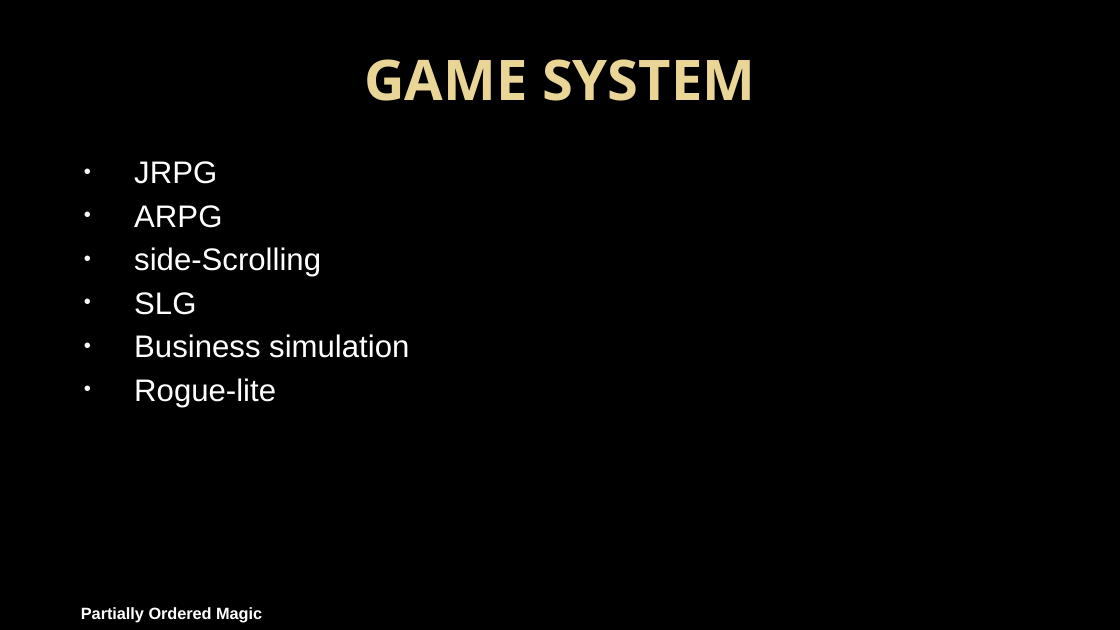
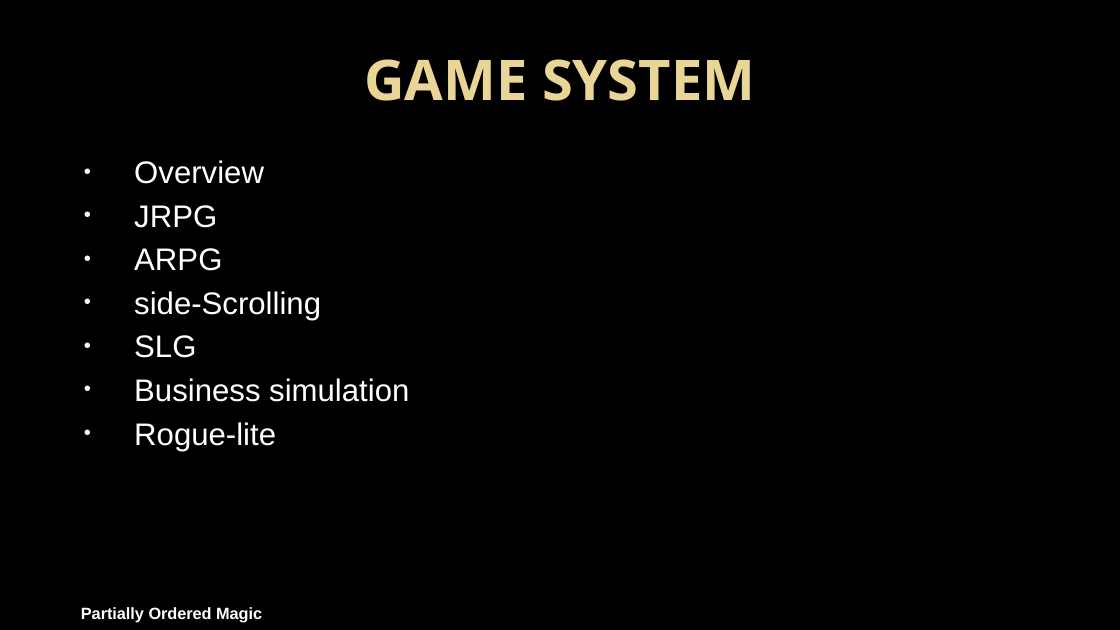
Before and after one commit to PartiallyOrderedMagic/PartiallyOrderedMagic.github.io, a slide deck: slide 13 of MyGame/企劃.pptx (slide 10 before the commit). Drawn at 1120x630 pixels with LibreOffice and Linux fonts; fonts in the diff are those of the drawing; background and template pictures are left out. Boxes give left, top, right and bottom in pixels: in the first picture for what was removed or moved away, otherwise in the second. Text is boxed around its words. In the diff, an @@ line names an element or a change of style, - is before the commit and + after.

```diff
--- a/MyGame/企劃.pptx
+++ b/MyGame/企劃.pptx
@@ text at <box>134,160,264,184</box>: paragraph added @@
+• Overview
```
Also in this commit, not shown: 1 other slide changed, 6 slides added, 3 other files.
